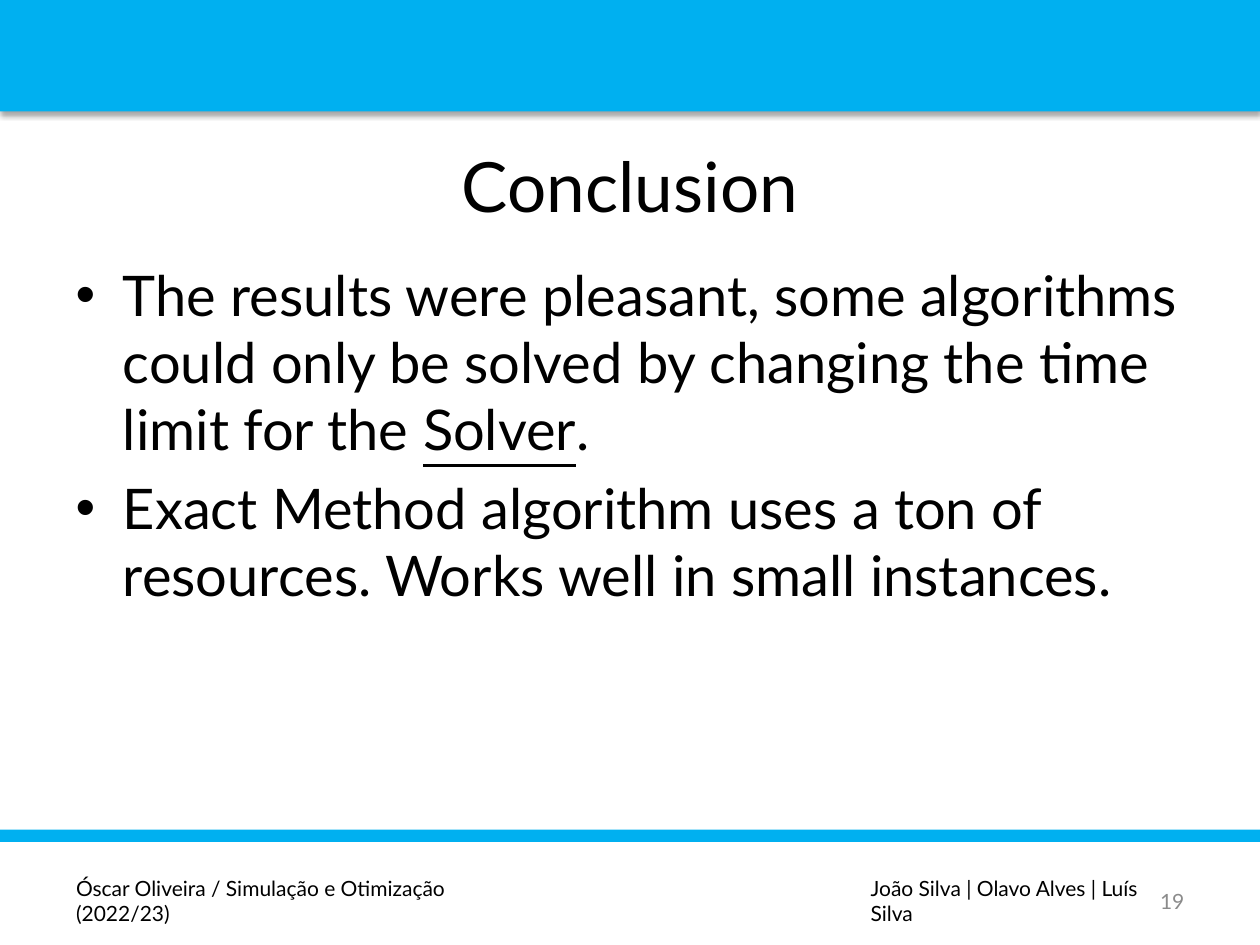
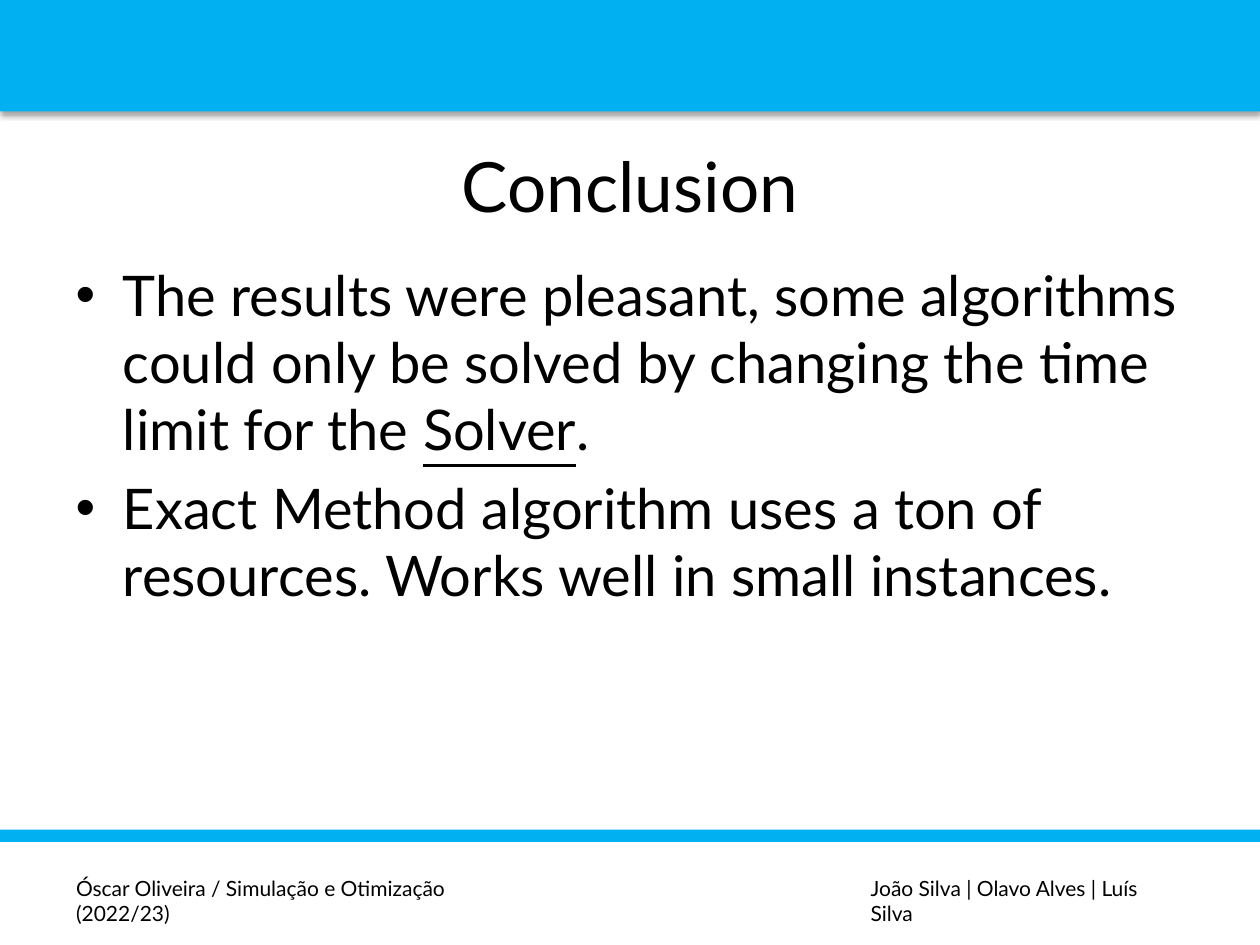
Before and after one commit to luispedro30/SO_trabalho, a slide deck: slide 18 of P_POINT_SO.pptx (slide 19 before the commit). Drawn at 1260x945 pixels with LibreOffice and Linux fonts; fonts in the diff are those of the drawing; background and template pictures are left out. Boxes give left, top, right and bottom in pixels: in the first picture for what was removed or moved away, otherwise in the second. Text is boxed around its words. In the diff, an @@ line names an element or a change of style, - is before the commit and + after.

```diff
--- a/P_POINT_SO.pptx
+++ b/P_POINT_SO.pptx
@@ page number removed at (1160,894,1184,909) @@
-19
```
Also in this commit, not shown: 16 other slides changed, 1 slide removed.
